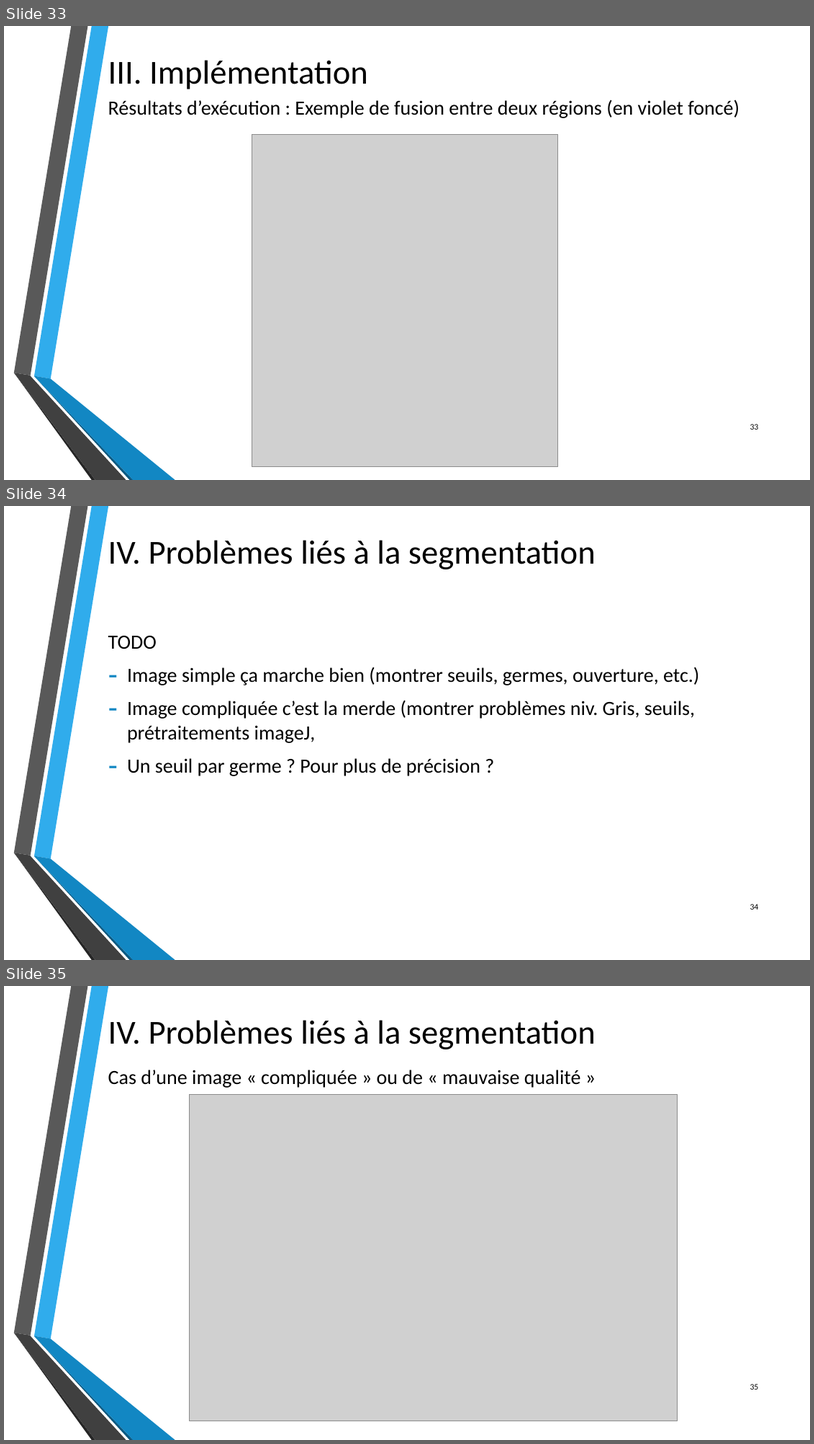
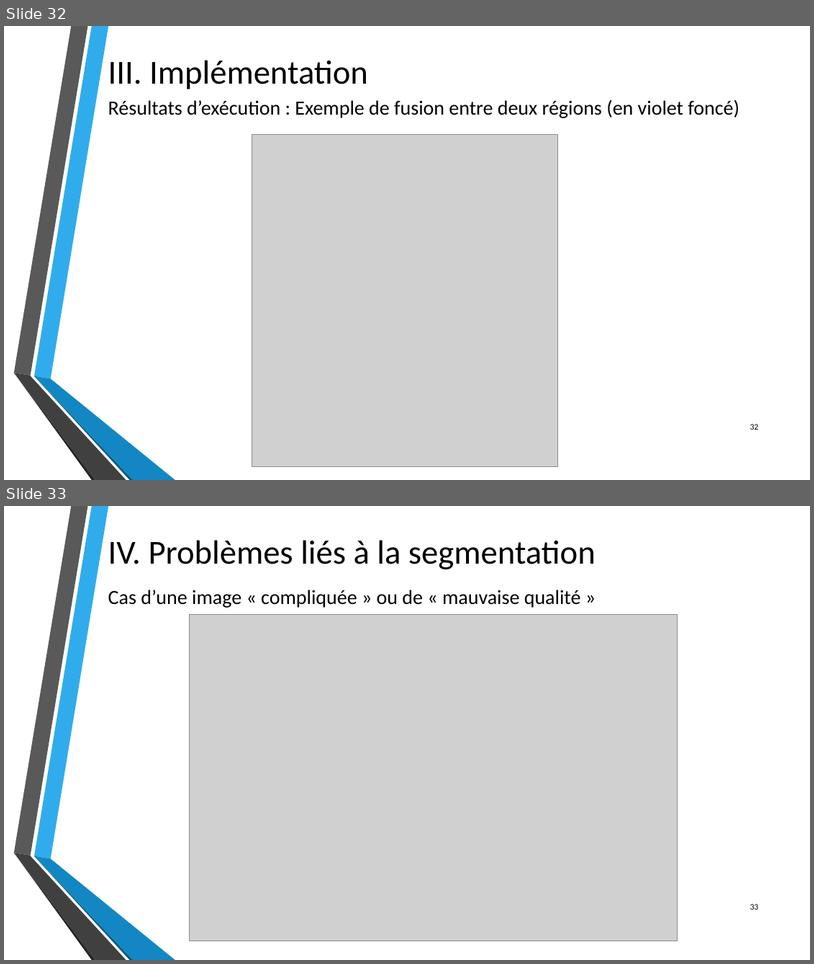
Before and after one commit to byZipo/Dossiers-Stage, a slide deck: Travail_realise/Presentations/Utilisation_du_RaPC_pour_la_segmentation_d_images.pptx. Shown one above the other, each under a label of ours: slides 33, 34 and 35 before the commit, slides 32 and 33 after it. The pictures are 814x1444 and 814x964 pixels, drawn with LibreOffice and Linux fonts; fonts in the diff are those of the drawing; grey boxes stand for pictures; background and template pictures are left out. Boxes give left, top, right and bottom in pixels: in the first picture for what was removed or moved away, otherwise in the second. Text is boxed around its words. In the diff, an @@ line names an element or a change of style, - is before the commit and + after.

```diff
--- a/Travail_realise/Presentations/Utilisation_du_RaPC_pour_la_segmentation_d_images.pptx
+++ b/Travail_realise/Presentations/Utilisation_du_RaPC_pour_la_segmentation_d_images.pptx
@@ slide 34 removed at [4, 506, 810, 960], background picture (left out); not listed: 6 template elements that a slide beside it also shows @@
@@ title removed at [108, 540, 596, 569] @@
-IV. Problèmes liés à la segmentation
@@ text removed at [108, 636, 700, 776] @@
-TODO
-– Image simple ça marche bien (montrer seuils, germes, ouverture, etc.)
-– Image compliquée c’est la merde (montrer problèmes niv. Gris, seuils, prétraitements imageJ,
-– Un seuil par germe ? Pour plus de précision ?
@@ page number removed at [751, 903, 759, 909] @@
-34
@@ what was slide 33 is now slide 32 @@
@@ what was slide 35 is now slide 33 @@
@@ page number at [751, 903, 759, 909]: text changed @@
-35
+33
```
Also in this commit, not shown: 1 slide changed, 1 slide added, 1 other slide removed, 2 other files.
